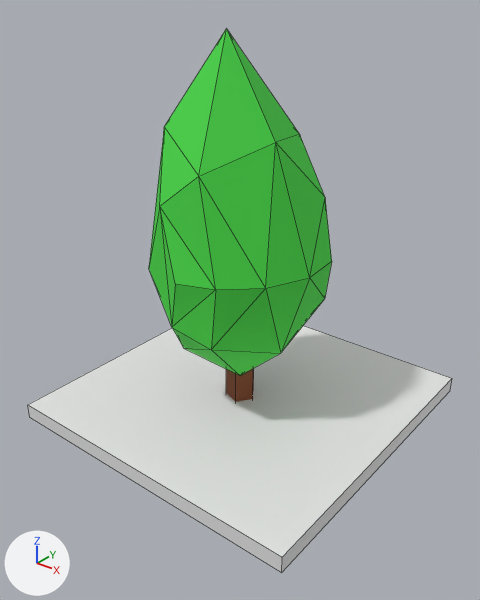
Before and after pictures for a commit that changed the FBX model Assets/Resources/Models/Wood_4/Wood_4 03.FBX.
Both versions are drawn from a camera (50 mm lens) standing at (1.141, -1.462, 1.282) and looking at (0.031, -0.075, 0.422). Arrows for +X, +Y and +Z are at lower left; the lights stay in place. Mesh edges are drawn as thin lines. Where no turn or scale is listed for an object, it has been applied to the vertices.

The older version as bpy lines, for what is in view:
```python
me_mesh = bpy.data.meshes.new('Mesh')
me_mesh.from_pydata([(-1.0, -1.0, 0.0), (0.0, -1.0, 0.0), (-1.0, 0.0, 0.0), (0.0, 0.0, 0.0), (-1.0, -1.0, 0.05), (0.0, -1.0, 0.05), (-1.0, 0.0, 0.05), (0.0, 0.0, 0.05)], [], [(4, 5, 7, 6), (0, 1, 5, 4), (1, 3, 7, 5), (3, 2, 6, 7), (2, 0, 4, 6)])
me_mesh_001 = bpy.data.meshes.new('Mesh.001')
me_mesh_001.from_pydata(...)  # 44 vertices, 69 faces; spans x -1.084..-0.331, y 0.036..1.086, z 0.265..0.887
# faces by material slot: [64, 5]
me_mesh_001.materials.append(mat_up)  # picture img_up_jpg
me_mesh_001.materials.append(mat_down)  # picture img_down_jpg
ob_box005 = bpy.data.objects.new('Box005', me_mesh)
ob_box005.location = (0.5, 0.5, 0.0)
ob_geosphere001 = bpy.data.objects.new('GeoSphere001', me_mesh_001)
ob_geosphere001.parent = ob_group001
ob_geosphere001.location = (0.0, 0.0, 0.0)
ob_geosphere001.rotation_euler = (1.571, -0.0417, 0.0)  # degrees (90, -2.4, 0)
ob_geosphere001.scale = (0.686, 1.09, 0.888)
```
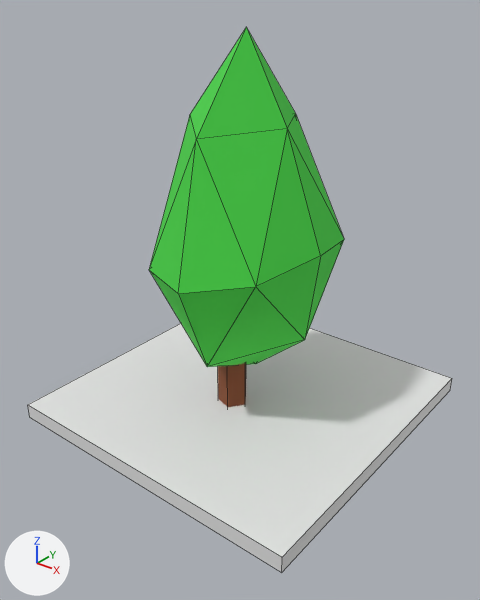
The edits, one by one:
me_mesh_001 is used by ob_geosphere001; parent ob_group001; location (0.0, 0.0, 0.0); rotation (1.571, -0.0417, 0.0), in degrees (90, -2.4, 0); scale (0.686, 1.09, 0.888).
me_mesh_001 had 44 vertices, 69 faces and spanned x -1.084..-0.331, y 0.036..1.086, z 0.265..0.887.
me_mesh_001 now has 18 vertices, 32 faces and spans x -0.573..-0.039, y -0.621..0.006, z 0.164..1.166.
me_mesh_001 part 1: the whole mesh is rebuilt.
me_mesh_001 no longer uses material mat_down (picture img_down_jpg).
Mesh me_mesh_001_1 is new.
It has 10 vertices, 5 faces and spans x -0.084..0.005, y -0.158..-0.065, z 0.02..0.428.
It uses material mat_down (picture img_down_jpg).
Object 'GeoSphere001' (ob_geosphere001) turns from (90, -2.4, 0) to (0, 0, 0) degrees about x, y and z.
Object 'GeoSphere001' (ob_geosphere001) is rescaled from (0.686, 1.09, 0.888) to (1.0, 1.0, 1.0).
Object 'GeoSphere001' (ob_geosphere001) moves from (0.0, 0.0, 0.0) to (-0.21, -0.187, 0.0).
Object 'Cylinder003' (ob_cylinder003) is new; it shows me_mesh_001_1.
Its location is (0.04, 0.047, 0.0).

Where the change shows, as pixel boxes (x1, y1, x2, y2) in the pictures (480 x 600 px):
'GeoSphere001', reshaped, moved, turned, rescaled
    before: (149, 28, 332, 402)
    after: (149, 27, 344, 367)
'Cylinder003', added (brown)
    after: (218, 363, 246, 407)
